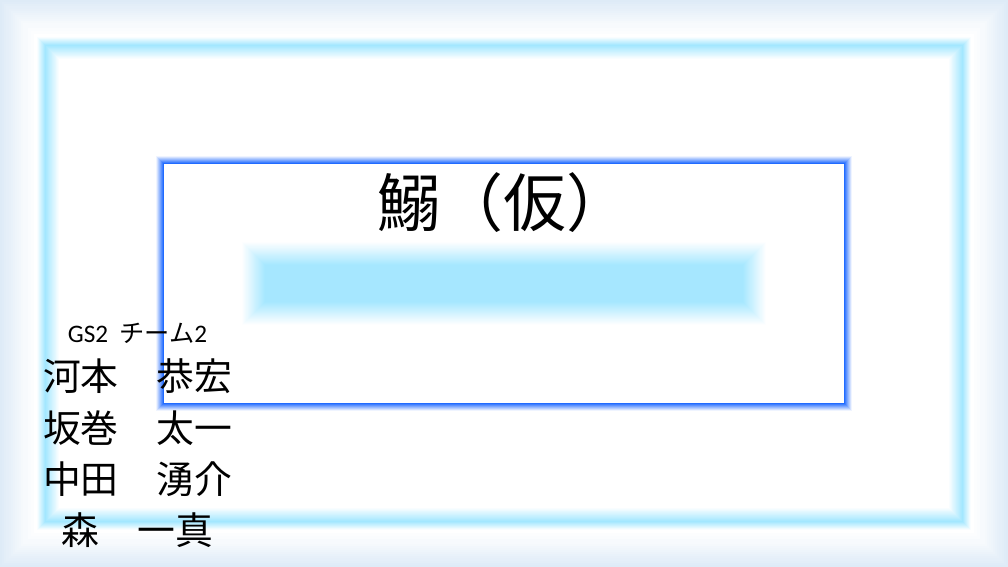
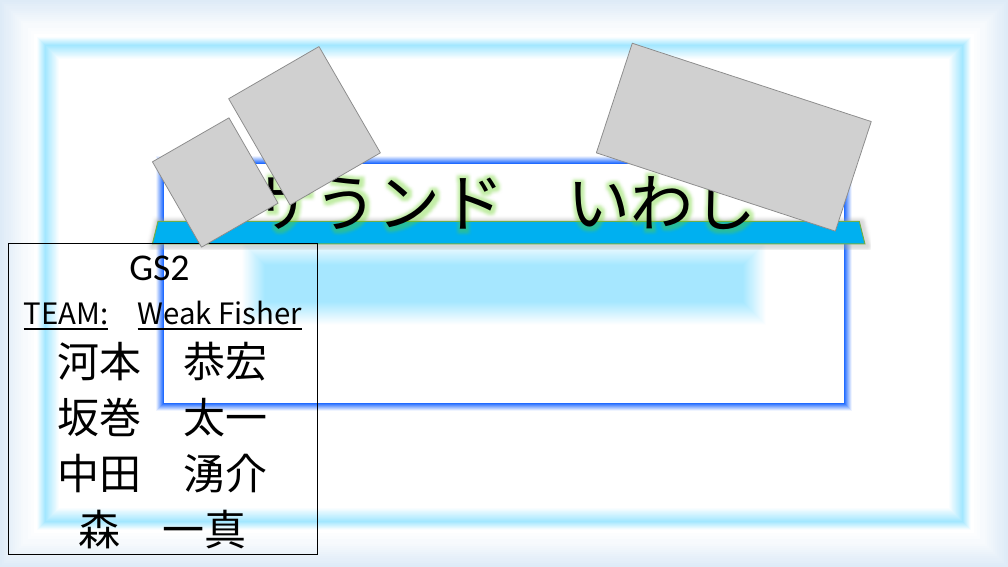
Before and after one commit to YasuhiroKawamoto/iwashi, a slide deck: slide 1 of 発表資料(鰯).pptx. Drawn at 1008x567 pixels with LibreOffice and Linux fonts; fonts in the diff are those of the drawing; grey boxes stand for pictures. Boxes give left, top, right and bottom in pixels: in the first picture for what was removed or moved away, otherwise in the second. Text is boxed around its words. In the diff, an @@ line names an element or a change of style, - is before the commit and + after.

```diff
--- a/発表資料(鰯).pptx
+++ b/発表資料(鰯).pptx
@@ picture added at box(229, 46, 381, 205) @@
@@ picture added at box(596, 43, 872, 231) @@
@@ picture added at box(152, 118, 278, 247) @@
@@ title at box(252, 162, 756, 241): text changed; font Calibri to Noto Sans CJK JP @@
-鰯（仮）
+サうンド いわし
@@ trapezoid added at box(153, 222, 865, 244), fill #00B0F0, outline #70AD47 1 pt @@
@@ subtitle "GS2": place and size @@
-subtitle "GS2" at box(43, 316, 232, 547)
+subtitle "GS2" at box(8, 244, 318, 555)
@@ subtitle "GS2" at box(8, 244, 318, 555): outline none to #000000 0.75 pt @@
@@ subtitle at box(24, 248, 303, 332): text changed; size 24 to 28 pt; font Calibri to Noto Sans CJK JP @@
-GS2 チーム2
+GS2
+TEAM: Weak Fisher
@@ subtitle at box(58, 341, 268, 555): size 36 to 40 pt in "河本 恭宏", "坂巻 太一", "中田 湧介", "森 一真" @@
```
Also in this commit, not shown: 3 other slides changed, 3 slides added, 4 other files.
